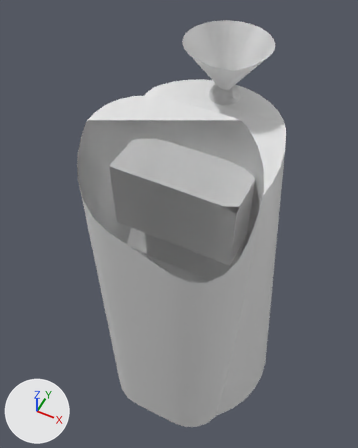
The FBX model Existence/Assets/Models/Props/ShopInterfaceNew.fbx, before and after one commit.
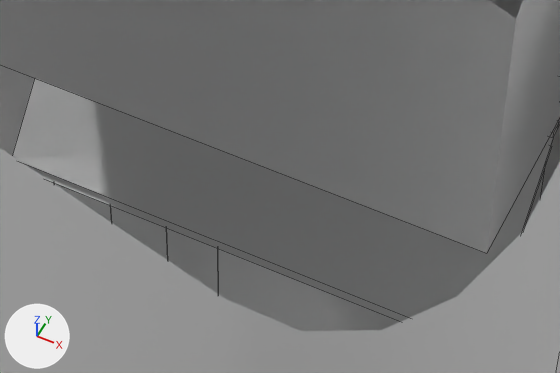
Each version appears first whole from a 50 mm camera at (3.82, -8.84, 17.9) aimed at (-0.71, 0.23, 6.57), and next in a close-up on the part from 35% to 69% of the width and 47% to 65% of the height. Arrows for +X, +Y and +Z are at lower left; the lights stay in place. The close-ups show mesh edges as thin lines. Everything nearer to the camera than a plane just in front of the edit is cut away. Objects named as collision shapes, trigger or cutter boxes, shadow casters or lower levels of detail are left out. Where no turn or scale is listed for an object, it has been applied to the vertices.

Names of what the first close-up shows: 'Circle', 'Cutter', 'Cutter.001', 'Cutter.006'.
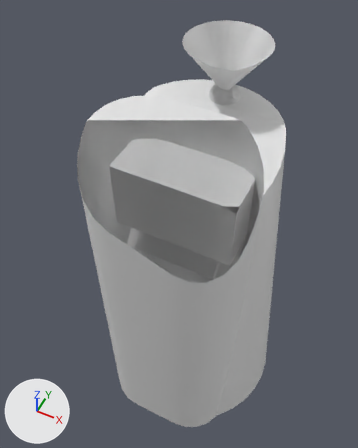
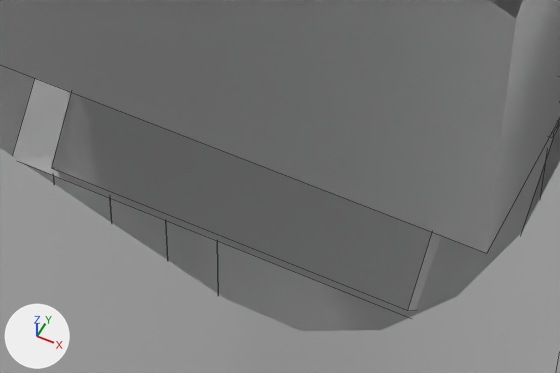
Commit message: Created keyboard effect for shop terminal

The change in detail:
me_cutter_014 has 14 vertices, 8 faces and spans x -1.61..1.61, y -1.08..0.23, z -1.12..0.02.
me_cutter_014 is used by ob_cutter_006; location (-0.03, -0.233, 7.771).
Verts and faces of me_cutter_014; kept vertices keep their numbers, new ones are numbered from 14.
Before the commit, vertices of me_cutter_014: 10 (-1.61, -0.23, -0.1), 11 (1.61, -0.23, -0.1) at pixel (551, 146), 12 (-1.61, -1.08, -1.12), 13 (1.61, -1.08, -1.12).
Part 1, on me_cutter_014:
Faces deleted: (10, 12, 13, 11).
Vertex 10 moves to (-1.22, -0.23, -0.1).
Vertex 11 moves to (1.22, -0.23, -0.1).
Vertex 12 moves to (-1.22, -0.95, -1.07).
Vertex 13 moves to (1.22, -0.95, -1.07).
New vertex 14 is at (-1.31, -0.37, 0.01).
New vertex 15 is at (1.12, -0.37, 0.01).
New vertex 16 is at (1.12, -1.09, -0.96), pixel (407, 310).
New vertex 17 is at (-1.31, -1.09, -0.96), pixel (51, 168).
New faces: (10, 11, 13, 12), (14, 17, 16, 15), (11, 15, 16, 13), (10, 14, 15, 11), (10, 12, 17, 14), (12, 13, 16, 17) (mat_material_002 (white #e7e7e7)).
me_circle_001 is used by ob_circle; location (-0.016, -0.024, 3.263).
me_circle_001 had 452 vertices, 292 faces and spanned x -2.94..2.94, y -2.15..2.94, z -3.26..8.84.
me_circle_001 now has 456 vertices, 297 faces and spans x -2.94..2.94, y -2.15..2.94, z -3.26..8.84.
me_circle_001 part 2: the loose piece of 4 vertices spanning x -1.62..1.6, y -1.29..-0.44, z 3.39..4.41 is rebuilt with 8 vertices and now spans x -1.33..1.2, y -1.3..-0.44, z 3.44..4.52.

Changed parts and their boxes (x1, y1, x2, y2) in the close-ups (560 x 373 px):
'Cutter.006', reshaped
    before: (12, 78, 559, 322)
    after: (12, 78, 559, 316)
part 1 of me_cutter_014, built on
    after: (52, 93, 442, 311)
part 2 of me_circle_001, rebuilt
    before: (33, 146, 552, 322)
    after: (51, 92, 440, 310)
